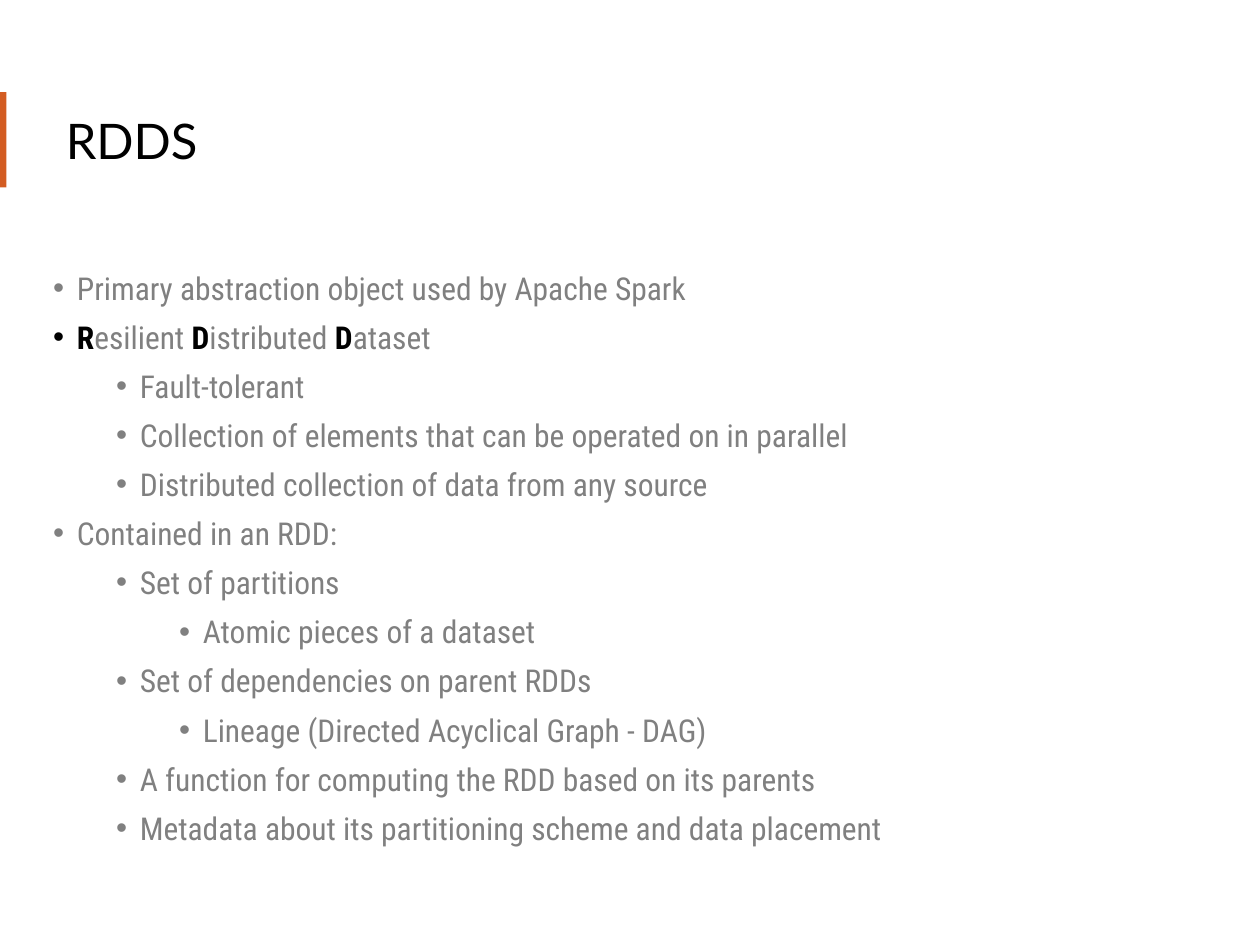
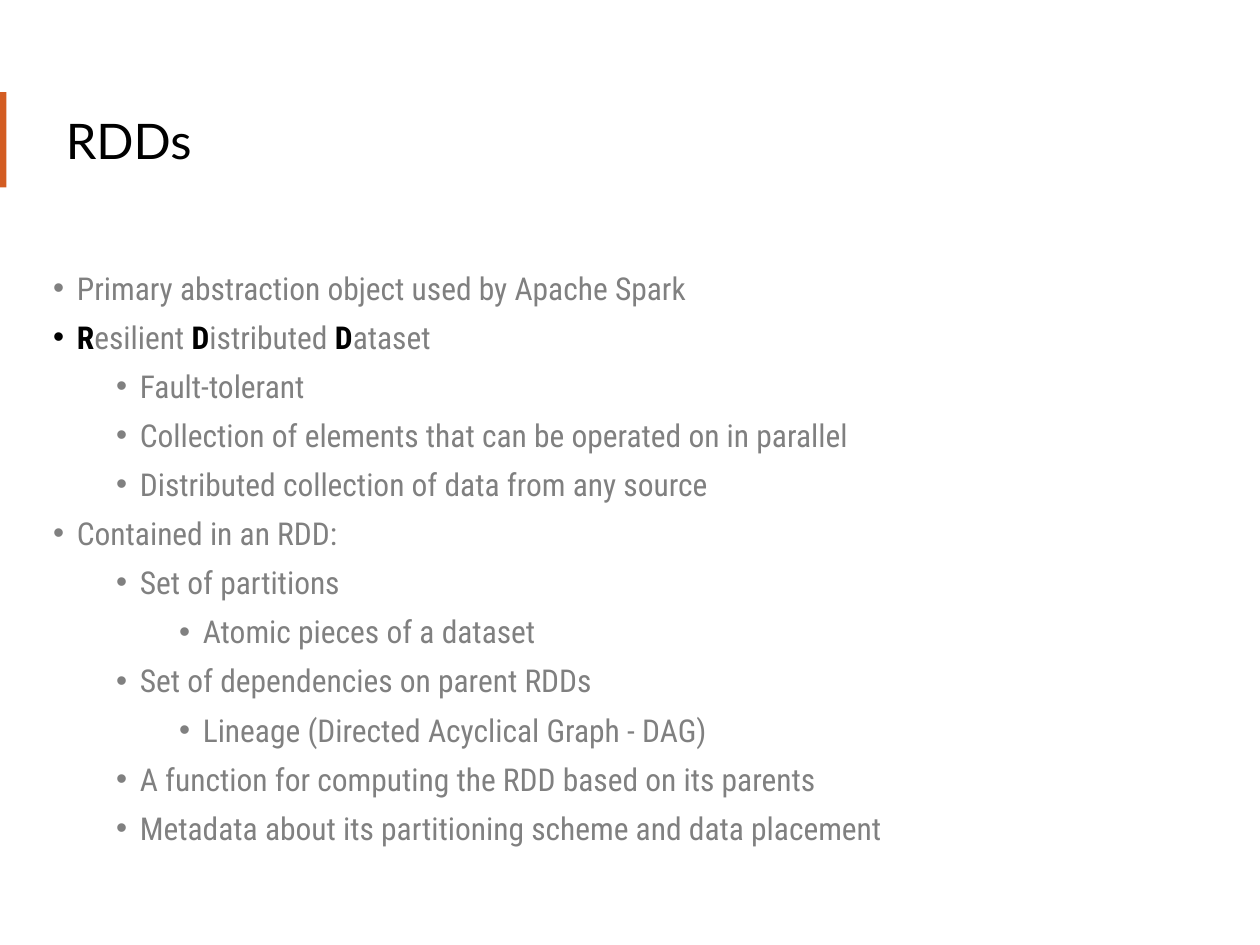
Before and after one commit to teamclairvoyant/intro-to-spark, a slide deck: slide 29 of Intro to Apache Spark Slides.pptx. Drawn at 1260x945 pixels with LibreOffice and Linux fonts; fonts in the diff are those of the drawing. Boxes give left, top, right and bottom in pixels: in the first picture for what was removed or moved away, otherwise in the second. Text is boxed around its words. In the diff, an @@ line names an element or a change of style, - is before the commit and + after.

Commit message:
Fixing spelling issues and other issues with slides after first run through

```diff
--- a/Intro to Apache Spark Slides.pptx
+++ b/Intro to Apache Spark Slides.pptx
@@ title at <box>66,124,192,160</box>: text changed @@
-RDDS
+RDDs
```
Also in this commit, not shown: 13 other slides changed.
